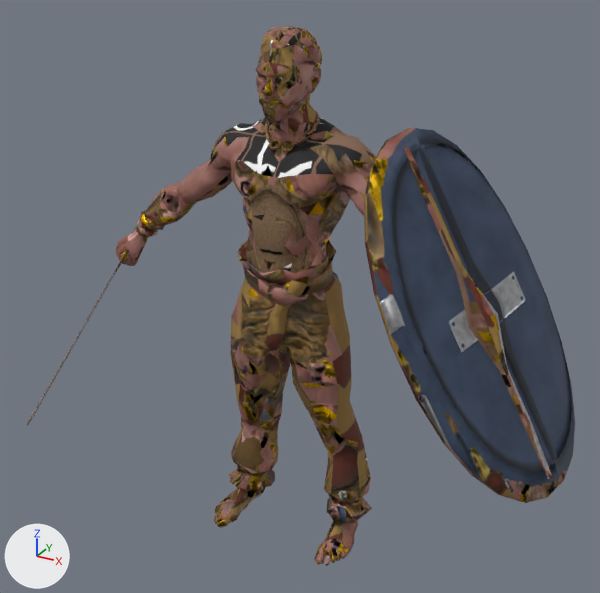
What one commit did to the glTF model public/battles/models/gallic-infantry.glb.
Both versions are drawn from a camera (50 mm lens) standing at (1.179, -2.046, 1.907) and looking at (0.154, -0.182, 0.975). Arrows for +X, +Y and +Z are at lower left; the lights stay in place. The first picture is the older version. Objects named as collision shapes, trigger or cutter boxes, shadow casters or lower levels of detail are left out. Vertices at exactly the same position are counted once.

The first picture shows 'LOD0'.
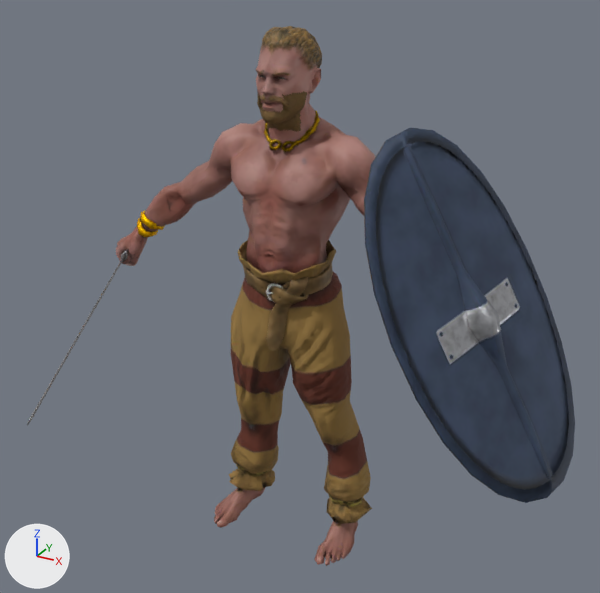
Location of each change, (x1, y1, x2, y2) in pixels of the pictures (600 x 593 px):
part 1 of me_lod0, added (brown): after (257, 91, 307, 132)
part 2 of me_lod0, surface changed: (27, 26, 574, 566) in both

The change, as a list of edits to the scene's bpy script:
```text
Change me_lod0:
    used by ob_lod0; location = (0.0, 0.0, 0.0)
    remove me_lod0.from_pydata(...)  # 3150 vertices, 6145 faces; spans x -0.63..0.9, y -0.79..0.26, z 0.0..1.67
    add me_lod0.from_pydata(...)  # 3605 vertices, 6773 faces; spans x -0.63..0.9, y -0.79..0.26, z 0.0..1.67
    me_lod0 part 1: a new loose piece of 260 vertices spanning x -0.07..0.08, y -0.09..0.0, z 1.39..1.51, in mat_gallic_infantry
    me_lod0 part 2: 5943 kept faces spanning x -0.63..0.9, y -0.79..0.26, z 0.0..1.67 get new texture (UV) coordinates
    other edits to the shape of me_lod0 do not show in these pictures
```
